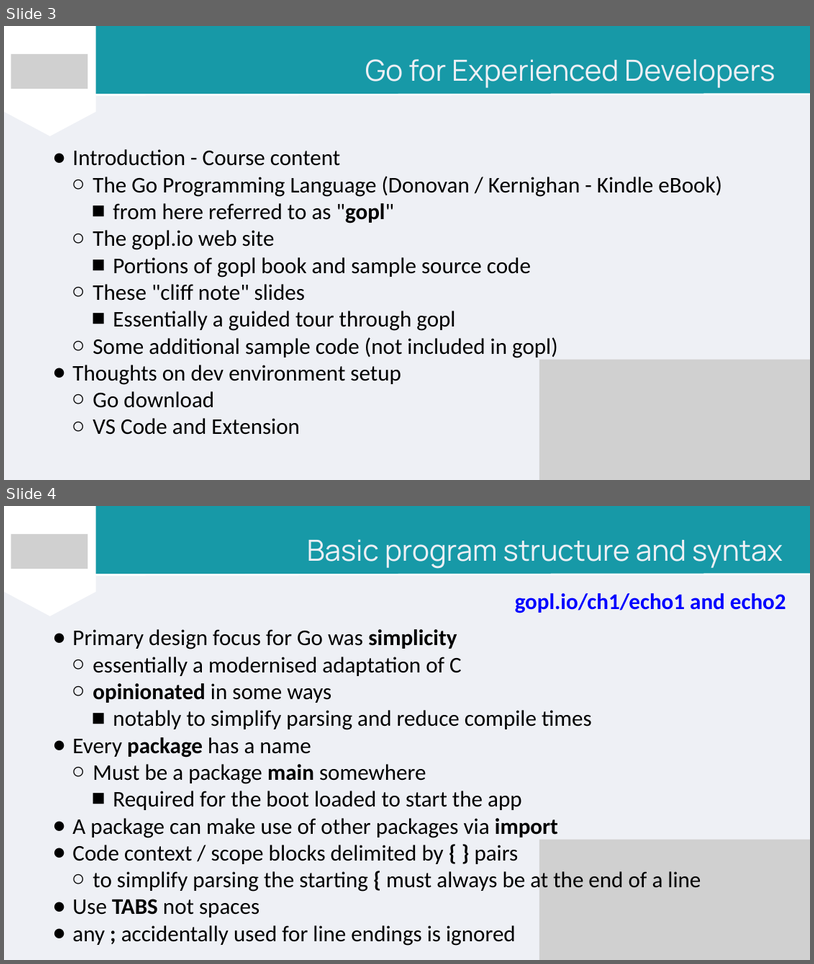
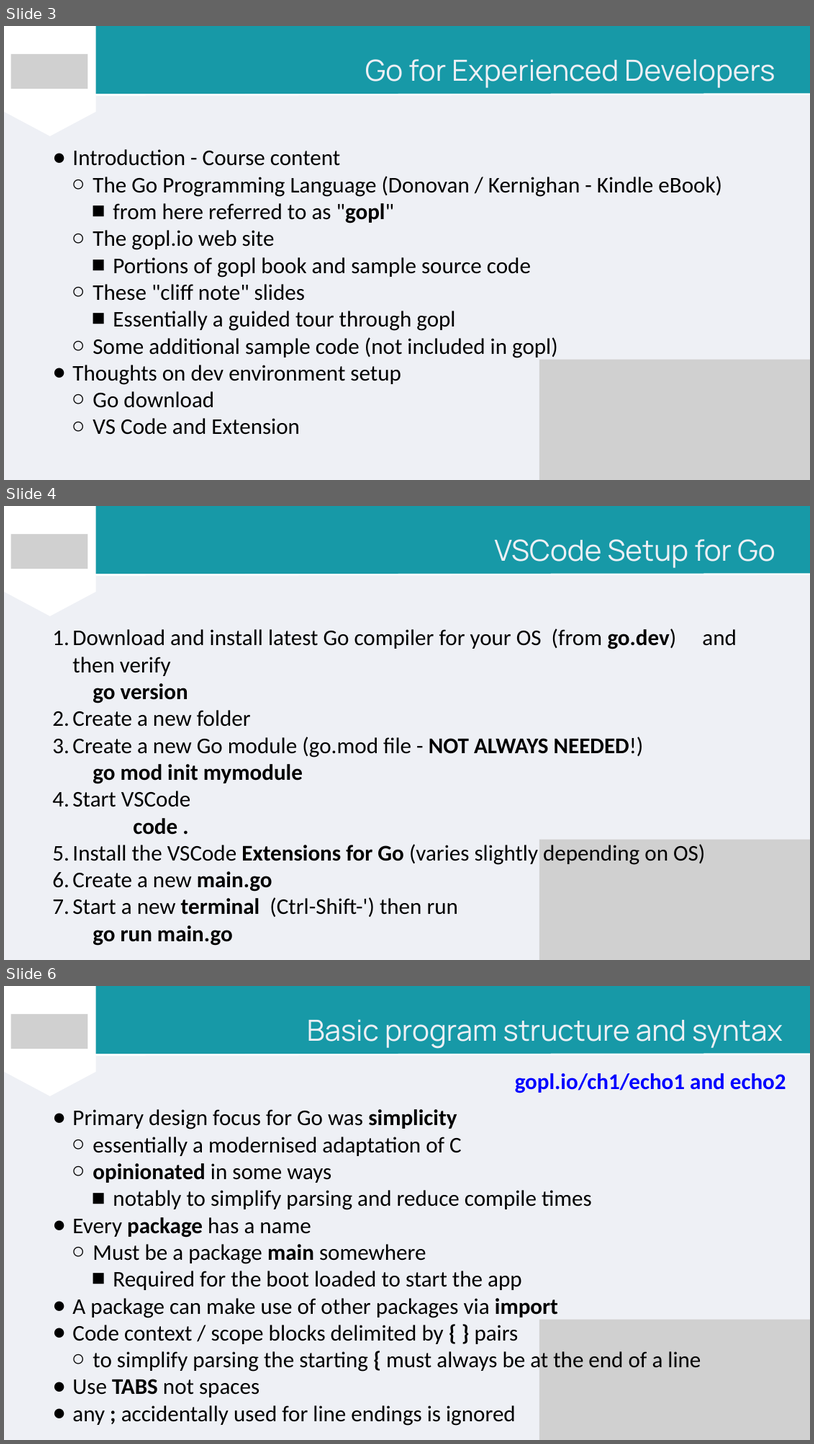
Before and after one commit to PeterWillmot/GoForExperiencedDevelopers, a slide deck: PPT/Go for Experienced Developers.pptx. Shown one above the other, each under a label of ours: slides 3 and 4 before the commit, slides 3, 4 and 6 after it; the slides between them are not shown. The pictures are 814x964 and 814x1444 pixels, drawn with LibreOffice and Linux fonts; fonts in the diff are those of the drawing; grey boxes stand for pictures. Boxes give left, top, right and bottom in pixels: in the first picture for what was removed or moved away, otherwise in the second. Text is boxed around its words. In the diff, an @@ line names an element or a change of style, - is before the commit and + after.

Commit message:
slides updated for debug setup

```diff
--- a/PPT/Go for Experienced Developers.pptx
+++ b/PPT/Go for Experienced Developers.pptx
@@ slide 4 added at (x1=4, y1=506, x2=810, y2=960), background #EEF0F5 @@
@@ freeform shape added at (x1=4, y1=506, x2=810, y2=574), fill #1799A7 @@
@@ freeform shape added at (x1=4, y1=506, x2=96, y2=616), fill #FFFFFF @@
@@ picture added at (x1=11, y1=534, x2=88, y2=569) @@
@@ text added at (x1=495, y1=539, x2=775, y2=568), 52 pt, text #EEF0F5 @@
+VSCode Setup for Go
@@ line added from (96, 575) to (810, 574), #FFFFFF 3 pt @@
@@ text added at (x1=72, y1=628, x2=737, y2=945), 40 pt, text #000000 @@
+1. Download and install latest Go compiler for your OS (from go.dev) and then verify
+go version
+1. Create a new folder
+2. Create a new Go module (go.mod file - NOT ALWAYS NEEDED!)
+go mod init mymodule
+1. Start VSCode
+code .
+1. Install the VSCode Extensions for Go (varies slightly depending on OS)
+2. Create a new main.go
+3. Start a new terminal (Ctrl-Shift-') then run
+go run main.go
@@ picture added at (x1=540, y1=839, x2=810, y2=960) @@
@@ what was slide 4 is now slide 6 @@
```
Also in this commit, not shown: 1 other slide added.
